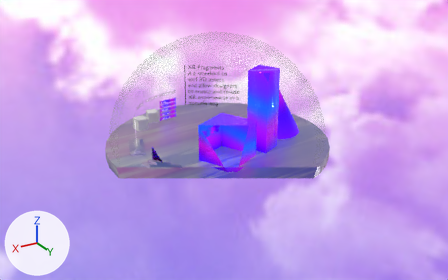
The glTF model example/assets/query.gltf as it was, and as the next commit left it.
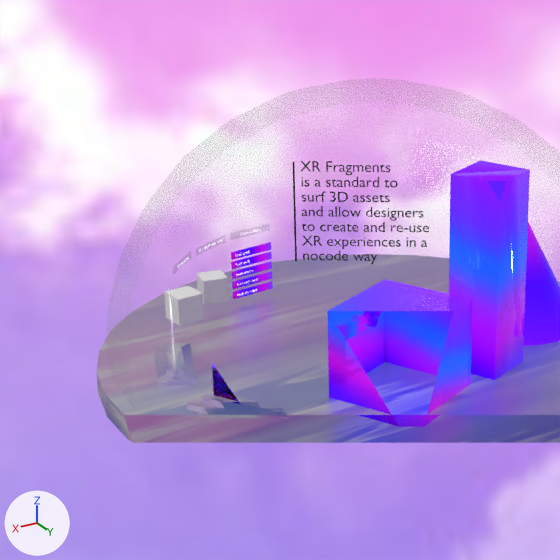
Old and new are each drawn whole from a 50 mm camera at (26.8, 47.5, 22.9) aimed at (-0.3, 2.3, 0.3) and again close up on the part from 15% to 65% of the width and 0% to 81% of the height. Every picture has the same lights, and +X, +Y and +Z are marked at lower left. Everything nearer to the camera than a plane just in front of the edit is cut away. Where no turn or scale is listed for an object, it has been applied to the vertices.

Objects in the first close-up: 'Text.001', 'button', 'button.001', 'button.002', 'button.003', 'button.004', 'cube', 'cube.001', 'cube.002', 'floor', 'floorstone', 'glassdome', 'primitives', 'sky', 'step', 'step.001'.
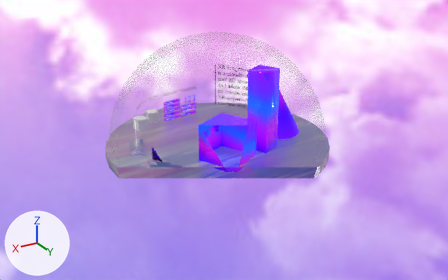
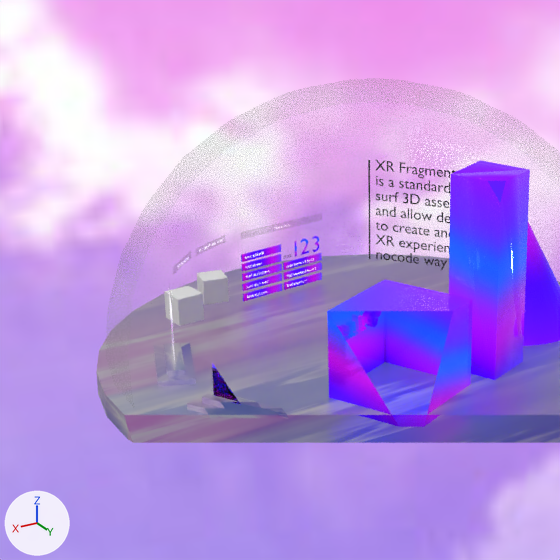
ob_interactions is not drawn itself; it is the parent of ob_text_003, ob_text_004, ob_text_005, ob_text_006.

Where the newer file only moved an object's origin or applied its transform, the numbers keep the older frame.

Pixel boxes (x1, y1, x2, y2) of what changed, in the close-ups (560 x 560 px):
'Text.001', moved, turned
    before: (301, 161, 429, 264)
    after: (376, 160, 456, 270)
'button.002', moved
    before: (232, 261, 272, 279)
    after: (242, 263, 282, 281)
'button.001', moved
    before: (231, 242, 271, 260)
    after: (241, 244, 281, 262)
'button.003', moved
    before: (232, 271, 272, 289)
    after: (242, 273, 282, 291)
'button', moved
    before: (231, 252, 272, 269)
    after: (242, 254, 282, 271)
'button.004', moved
    before: (233, 281, 273, 299)
    after: (243, 283, 282, 301)
'Plane', moved
    before: (293, 162, 297, 261)
    after: (368, 160, 370, 259)
'button.005', added
    after: (283, 253, 322, 270)
'button.007', added
    after: (284, 272, 322, 290)
'button.006', added
    after: (284, 263, 322, 280)
'2', added
    after: (301, 239, 309, 255)
'3', added
    after: (313, 236, 319, 252)
'Text.003', moved
    before: (244, 229, 261, 235)
    after: (275, 224, 289, 229)
'Text.005', moved (not visible before)
    after: (245, 252, 264, 259)
'Text.006', moved
    before: (236, 270, 253, 276)
    after: (246, 270, 269, 277)
'Text.011', added
    after: (290, 267, 316, 277)
'Text.004', moved (not visible before)
    after: (247, 263, 261, 268)
'Text.010', added
    after: (289, 258, 314, 267)
'Text.012', added
    after: (287, 281, 304, 287)

Diff of the bpy script that builds the scene:
```diff
--- a/example/assets/query.gltf.py
+++ b/example/assets/query.gltf.py
@@ ob_plane @@
 ob_plane = bpy.data.objects.new('Plane', me_plane_006)
-ob_plane.location = (-0.62, -5.81, 3.19)
+ob_plane.location = (-3.35, -4.47, 3.19)
 ob_plane.rotation_euler = (1.571, 0.0, -0.804)  # degrees (90, 0, -46)
@@ ob_text_001 @@
 ob_text_001 = bpy.data.objects.new('Text.001', me_text_005)
-ob_text_001.location = (-0.84, -5.65, 4.92)
-ob_text_001.rotation_euler = (1.571, 0.0, 2.567)  # degrees (90, 0, 147)
+ob_text_001.location = (-3.51, -4.25, 4.92)
+ob_text_001.rotation_euler = (1.571, 0.0, 2.261)  # degrees (90, 0, 130)
 ob_text_001.scale = (0.631, 0.631, 0.631)
@@ ob_interactions @@
 ob_interactions = bpy.data.objects.new('interactions', None)
-ob_interactions.location = (1.73, -5.386, 0.0)
+ob_interactions.location = (0.618, -5.386, 0.0)
 ob_interactions.rotation_euler = (0.0, 0.0, -1.945)  # degrees (0, 0, -111)
@@ ob_button @@
 ob_button = bpy.data.objects.new('button', me_plane_010)
-ob_button.location = (1.45, -5.39, 1.92)
+ob_button.location = (1.05, -5.33, 1.77)
@@ ob_button_001 @@
 ob_button_001 = bpy.data.objects.new('button.001', me_plane_011)
-ob_button_001.location = (1.45, -5.39, 2.32)
+ob_button_001.location = (1.05, -5.33, 2.17)
@@ ob_button_002 @@
 ob_button_002 = bpy.data.objects.new('button.002', me_plane_012)
-ob_button_002.location = (1.45, -5.39, 1.5)
+ob_button_002.location = (1.05, -5.33, 1.35)
@@ ob_button_003 @@
 ob_button_003 = bpy.data.objects.new('button.003', me_plane_015)
-ob_button_003.location = (1.45, -5.39, 1.07)
+ob_button_003.location = (1.05, -5.33, 0.92)
@@ ob_button_004 @@
 ob_button_004 = bpy.data.objects.new('button.004', me_plane_016)
-ob_button_004.location = (1.45, -5.39, 0.64)
+ob_button_004.location = (1.05, -5.33, 0.49)
@@ ob_text_012 @@
+ob_text_012 = bpy.data.objects.new('Text.012', me_text_014)  # 1061 vertices, 1039 faces; spans x -0.958..-0.01, y -0.137..-0.001, z -0.039..0.122; in mat_text_001 (light grey #bfbfbf)
+ob_text_012.location = (0.04, -5.37, 0.22)
@@ ob_text_011 @@
+ob_text_011 = bpy.data.objects.new('Text.011', me_text_013)  # 1366 vertices, 1334 faces; spans x -1.455..-0.01, y -0.208..-0.001, z -0.039..0.116; in mat_text_001 (light grey #bfbfbf)
+ob_text_011.location = (0.04, -5.37, 0.63)
@@ ob_text_010 @@
+ob_text_010 = bpy.data.objects.new('Text.010', me_text_012)  # 1332 vertices, 1302 faces; spans x -1.351..-0.01, y -0.193..-0.001, z -0.039..0.116; in mat_text_001 (light grey #bfbfbf)
+ob_text_010.location = (0.04, -5.37, 1.06)
@@ ob_button_007 @@
+ob_button_007 = bpy.data.objects.new('button.007', me_plane_016.copy())  # the mesh of ob_button_004
+ob_button_007.location = (-0.96, -5.62, 0.49)
@@ ob_button_006 @@
+ob_button_006 = bpy.data.objects.new('button.006', me_plane_016.copy())  # the mesh of ob_button_004
+ob_button_006.location = (-0.96, -5.62, 0.92)
@@ ob_button_005 @@
+ob_button_005 = bpy.data.objects.new('button.005', me_plane_016.copy())  # the mesh of ob_button_004
+ob_button_005.location = (-0.96, -5.62, 1.35)
@@ ob_3 @@
+ob_3 = bpy.data.objects.new('3', me_text_017)  # 147 vertices, 145 faces; spans x -0.403..-0.061, y -0.058..-0.009, z -0.009..0.664
+ob_3.location = (-1.27, -5.65, 1.39)
@@ ob_2 @@
+ob_2 = bpy.data.objects.new('2', me_text_016)  # 89 vertices, 87 faces; spans x -0.443..-0.032, y -0.063..-0.005, z 0.0..0.664
+ob_2.location = (-0.7, -5.57, 1.4)
@@ ob_1 @@
+ob_1 = bpy.data.objects.new('1', me_text_015)  # 4 vertices, 2 faces; spans x -0.285..-0.192, y -0.041..-0.027, z 0.0..0.655
+ob_1.location = (-0.23, -5.49, 1.4)
```
